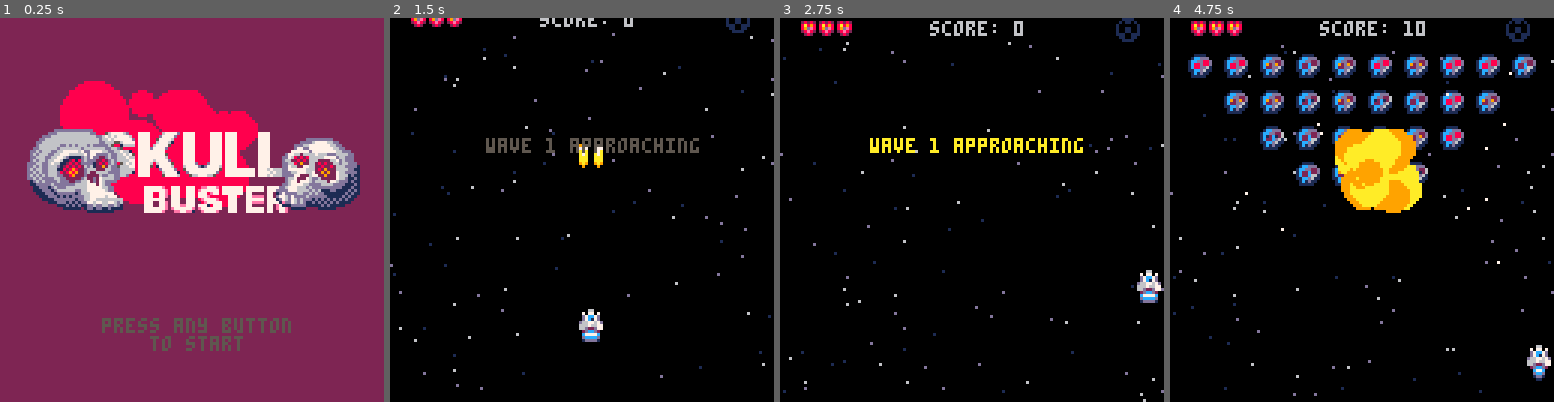
Above: before the commit, frames 1-4 (left to right).
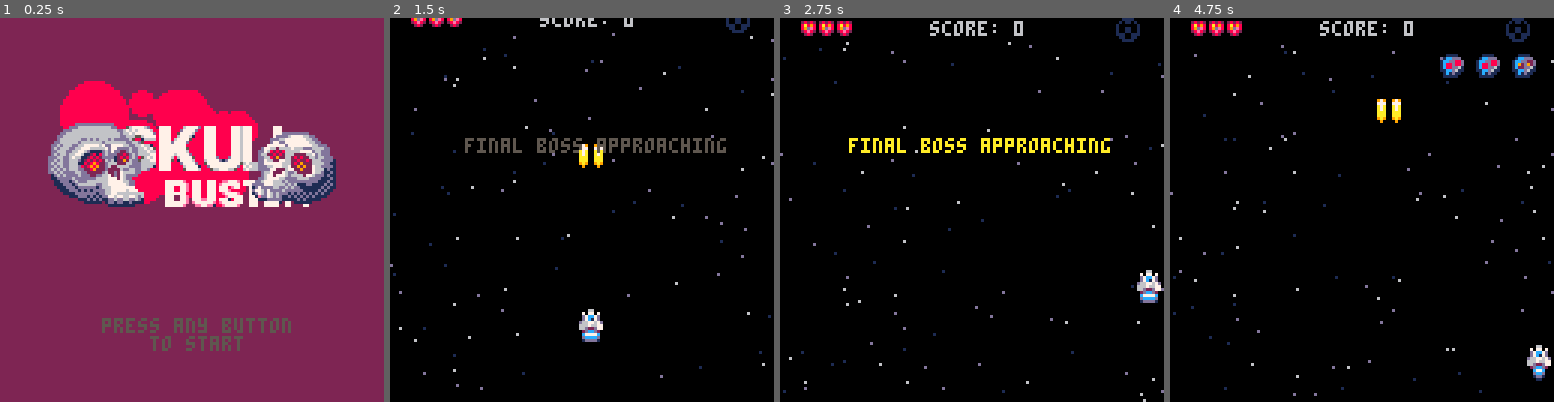
Above: after the commit, the same moments.

Repository: jimmac/pico-shed
Game: PICO-8 cartridge skulls.p8
Same seed, same stepped clock (60 frames per second), same inputs: the game is played once before the commit and once after it.
Inputs:
- Up to frame 1 (0.25 s): no input
- Up to frame 2 (1.5 s): tap X (X key) at 0.33, 1.07 s; tap O (Z key) at 0.7 s
- Up to frame 3 (2.75 s): hold Right 1.6-2.1 s; tap O (Z key) at 1.7, 2.1, 2.5 s; tap X (X key) at 1.85 s; hold Up 2.15-2.42 s; hold Right from 2.47 s (still down)
- Up to frame 4 (4.75 s): tap O (Z key) every 0.4 s from 2.9 to 4.5 s; tap X (X key) at 2.97, 4.08 s; release Right at 3.03 s; hold Left 3.08-3.58 s; hold Down 3.63-3.97 s; hold Right 4.02-4.68 s; hold Up from 4.73 s (still down)

The runs differ from the first frame. In frame 1, 13% of the frame differs, in the area x 7-94%, y 27-51%; in frame 2, 1.6%; in frame 3, 1.6%; in frame 4, 11%.

Commit message:
boss' sprites
-shuffle sprites around to make room for boss

Diff:
--- a/skulls.p8
+++ b/skulls.p8
@@ -79,7 +79,7 @@
 	mode="wavetext"
 	flash=0
 	firet=0
-	wave=0
+	wave=5
 	lastwave=6
 	nextwave()
 	wavet=160
@@ -195,7 +195,7 @@
  	         8)
  end
 	if l==1 then
-		 spr(64,0,36,16,4)
+		 spr(64,16,34,12,4)
 	end
 end
 
@@ -811,7 +811,7 @@
 function draw_youwin()
 	camera(0,0) --might be offset
  draw_bgpattern()
- spr(160,48,34,5,5)
+ spr(76,48,34,5,5)
 	print("\14 player wins!",31,85+sin(t/90)*2,13)
 	print("\14 player wins!",31,80+sin(t/100)*4,7)
 	print("press 🅾️", 48,100,blink())
Not shown, changed: 61 lines of the sprite sheet (__gfx__) section of skulls.p8
